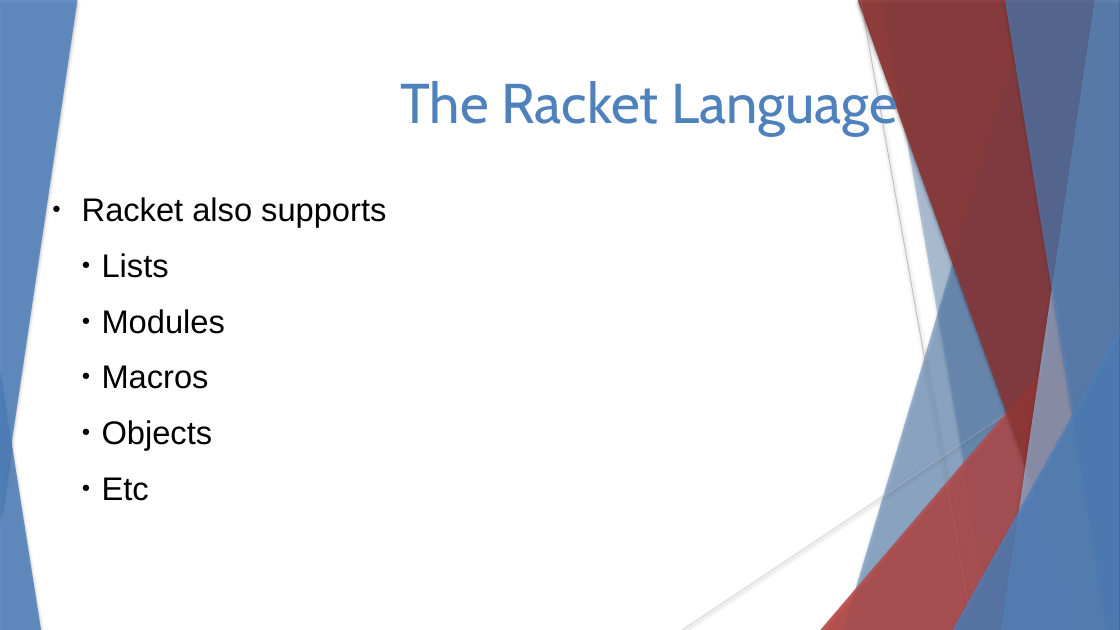
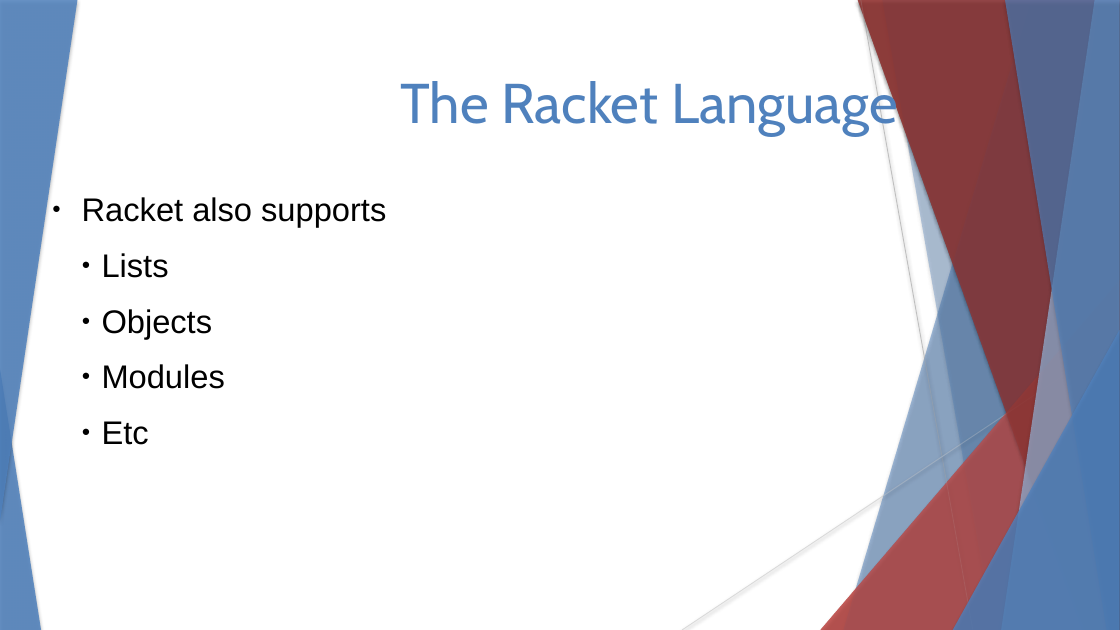
Before and after one commit to stevester94/CSC201_Project, a slide deck: slide 11 of CSC201Sec3Proj3Team4.pptx. Drawn at 1120x630 pixels with LibreOffice and Linux fonts; fonts in the diff are those of the drawing. Boxes give left, top, right and bottom in pixels: in the first picture for what was removed or moved away, otherwise in the second. Text is boxed around its words. In the diff, an @@ line names an element or a change of style, - is before the commit and + after.

```diff
--- a/CSC201Sec3Proj3Team4.pptx
+++ b/CSC201Sec3Proj3Team4.pptx
@@ text at [102,309,213,339]: paragraph added @@
+    ● Objects
@@ text at [102,365,213,450]: paragraphs removed @@
-    ● Macros
-    ● Objects
```
Also in this commit, not shown: 3 other slides changed, 3 slides added.
